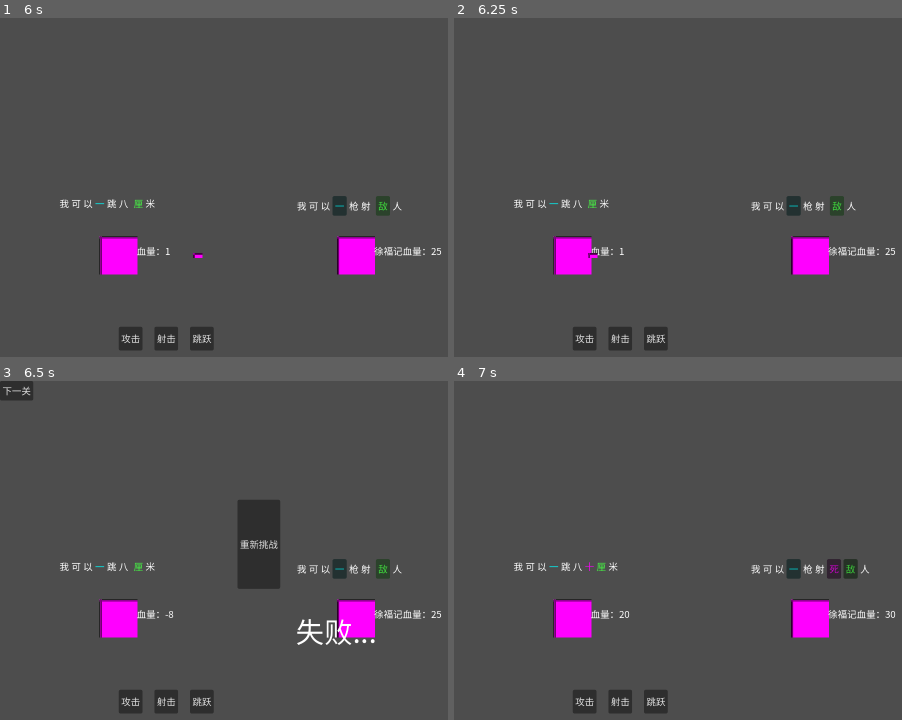
Above: before the commit, frames 1-4 (two rows, left to right).
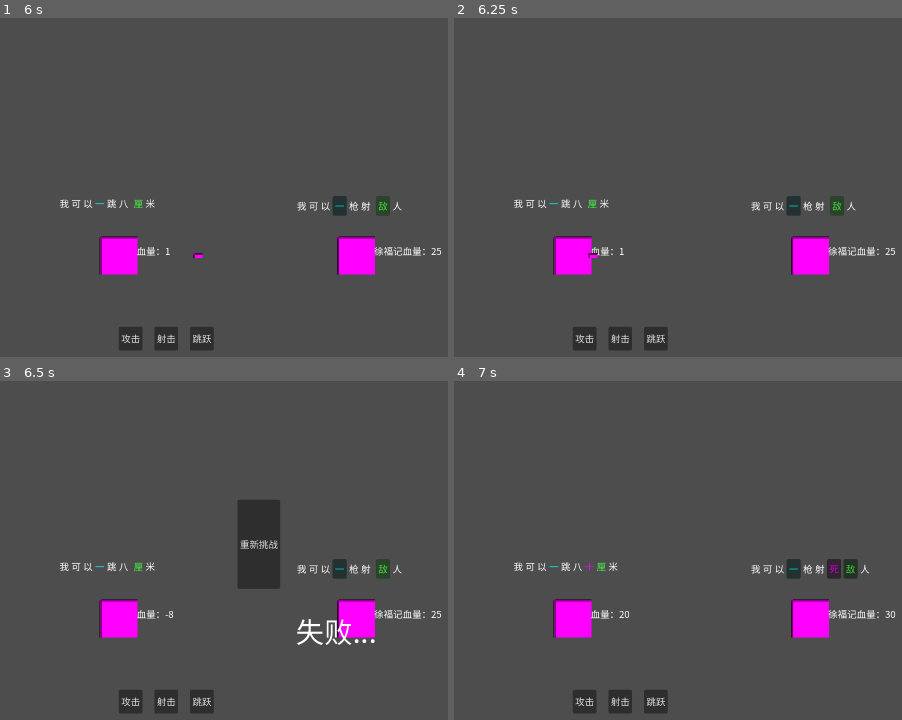
Above: after the commit, the same moments.

Repository: wangcocoo00/ziciyici
Game: Godot game, scene res://scenes/battle_no.tscn
Two runs of this game, one before a commit and one after it. Both use one fixed random seed, a clock stepped at 60 frames per second and the inputs below. This scene is started directly instead of the project's main scene.
Inputs:
- Up to frame 1 (6 s): click "攻击" at 0.5 s; click "一" at 1.25 s; click "死" at 2 s; click "敌" at 2.75 s; click "射击" at 3.5 s; click "跳跃" at 4.25 s; click "一" at 5 s; click "敌" at 5.75 s
- Up to frame 2 (6.25 s): no input
- Up to frame 3 (6.5 s): no input
- Up to frame 4 (7 s): click "重新挑战" at 6.5 s

Frames 1-2 are identical in both runs. In frame 3, 0.4% of the frame differs, in the area x 0-8%, y 0-6%; in frame 4, nothing differs.

Commit message:
[fix] 修复第二关_show_game_over未设置NextLevelBtn和RestartBtn可见性

Diff:
--- a/ziciyici/scripts/battle_manager.gd
+++ b/ziciyici/scripts/battle_manager.gd
@@ -331,7 +331,7 @@
 # 生命周期与防御
 # ===========================================================================
 
-## 节点退出场景树时清理 Tween，防止内存泄漏
+## 显示游戏结束界面
 func _show_game_over(victory: bool) -> void:
 	var ui = $GameOverUI
 	if not ui:
@@ -340,6 +340,12 @@
 	var label = ui.get_node("ResultLabel") as Label
 	if label:
 		label.text = "胜利！" if victory else "失败..."
+	var restart_btn = ui.get_node("RestartBtn") as Button
+	if restart_btn:
+		restart_btn.visible = true
+	var next_btn = ui.get_node("NextLevelBtn") as Button
+	if next_btn:
+		next_btn.visible = victory and not next_level_scene.is_empty()
 
 func _on_restart_pressed() -> void:
 	get_tree().reload_current_scene()
@@ -356,4 +362,4 @@
 
 func _on_attack_pressed() -> void:
 	print("攻击按钮被点击了")
-	player_attack()# Replace with function body.
+	player_attack()
